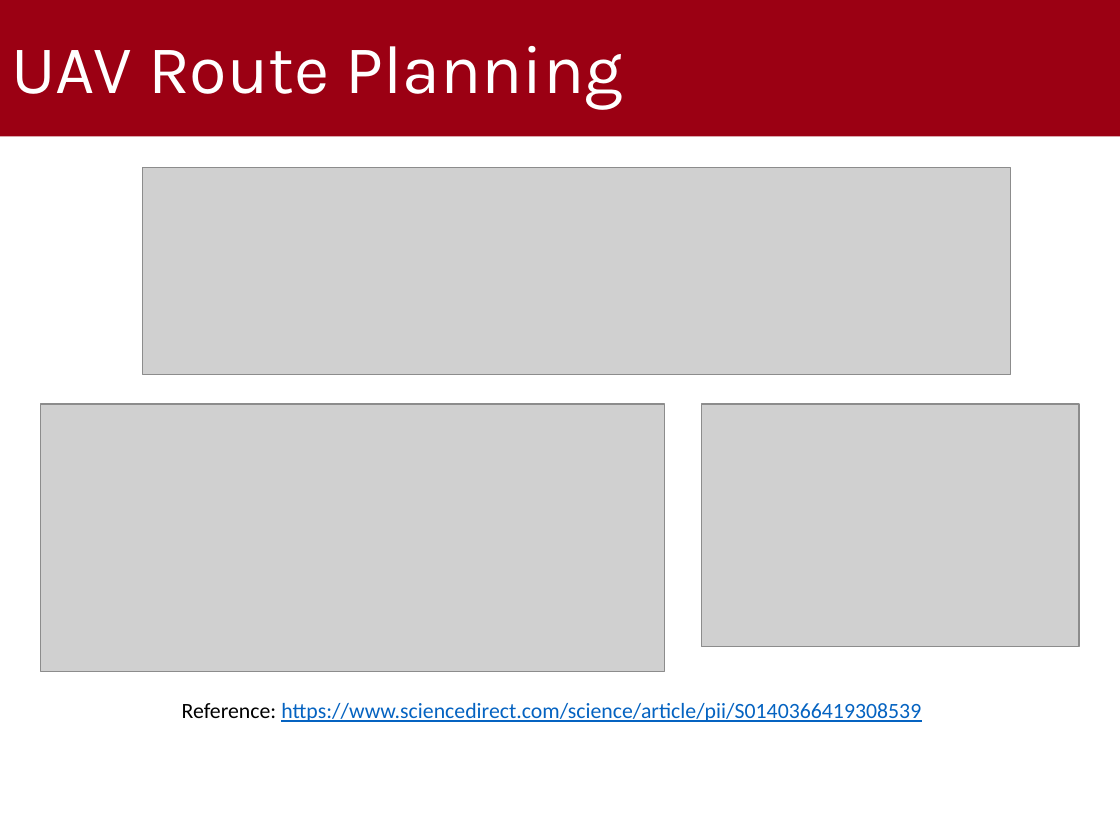
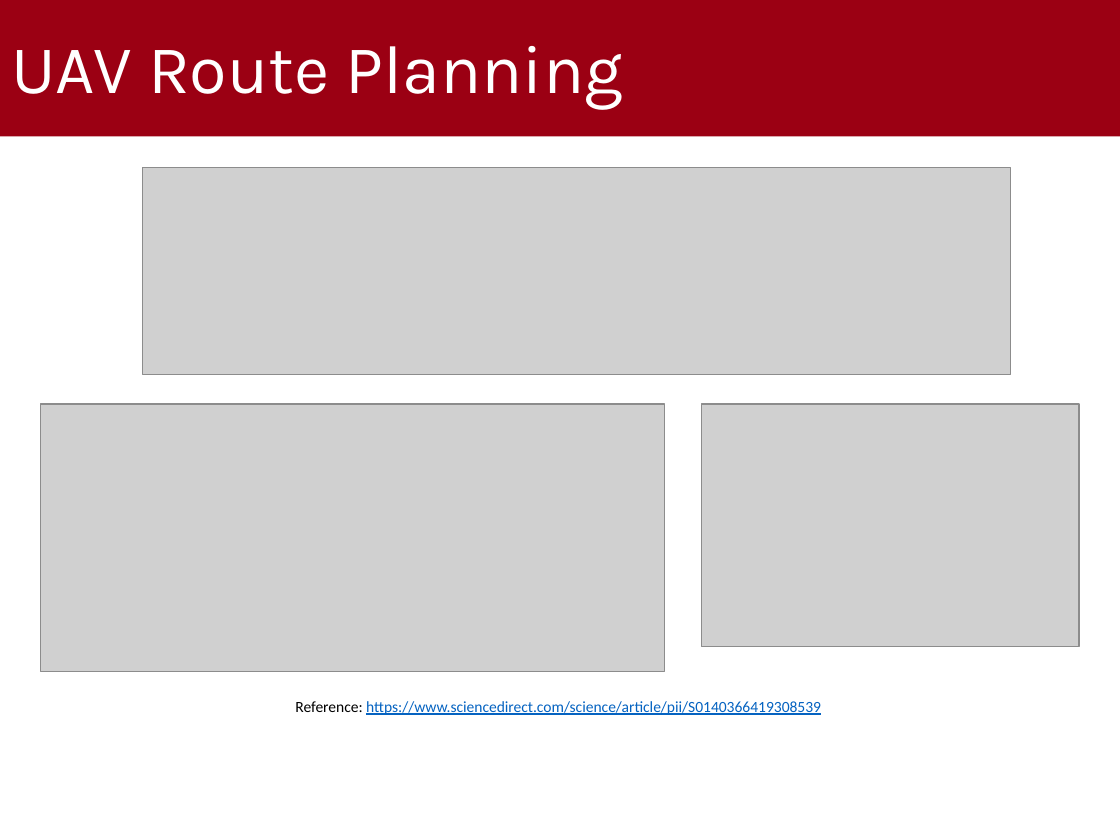
Before and after one commit to gabrielrovesti/WNMA-UAV-Route-Planning-Survey, a slide deck: slide 3 of 2 - Slides/UAV Route Planning Strategies.pptx. Drawn at 1120x840 pixels with LibreOffice and Linux fonts; fonts in the diff are those of the drawing; grey boxes stand for pictures; background and template pictures are left out. Boxes give left, top, right and bottom in pixels: in the first picture for what was removed or moved away, otherwise in the second. Text is boxed around its words. In the diff, an @@ line names an element or a change of style, - is before the commit and + after.

```diff
--- a/2 - Slides/UAV Route Planning Strategies.pptx
+++ b/2 - Slides/UAV Route Planning Strategies.pptx
@@ text "Reference: https://www.sciencedirect.com/science/article/pii ..." at (295,701,821,715): size 14 to 10 pt; alignment left to centre @@
```
Also in this commit, not shown: 18 other slides changed, 1 slide added, 1 slide removed, 1 other file.
